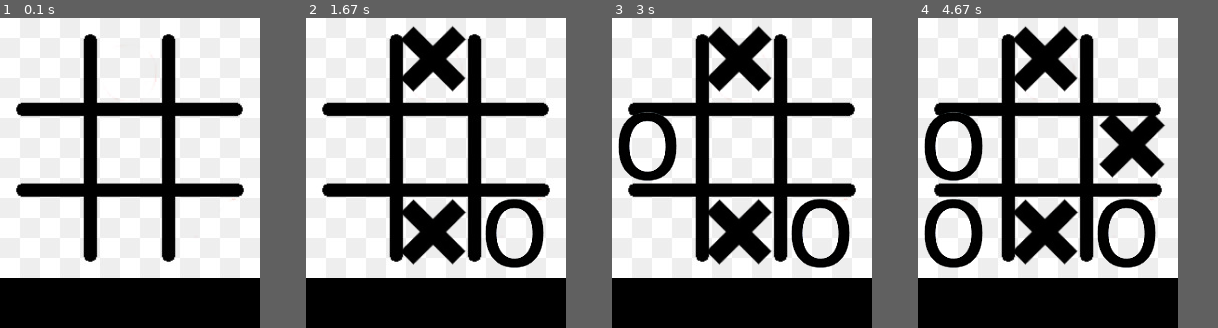
Above: before the commit, frames 1-4 (left to right).
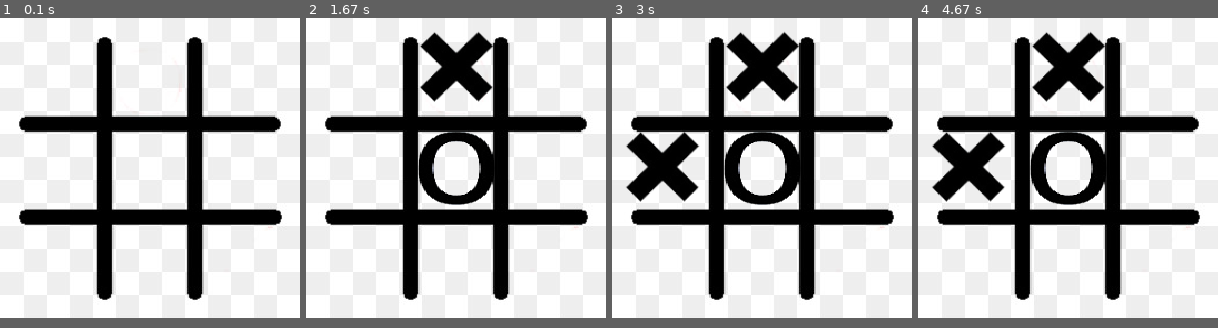
Above: after the commit, the same moments.

Repository: danipequelangos/Programming
Game: pygame game, started from Python/pygame/tictactoe.py
Same seed, same stepped clock (60 frames per second), same inputs: the game is played once before the commit and once after it.
Inputs (mouse positions are in pixels of both pictures, inside the frame that each line leads up to):
- Up to frame 1 (0.1 s): no input
- Up to frame 2 (1.67 s): press the mouse at (438, 64) at 0.37 s; move the mouse to (453, 76) at 0.47 s; release the mouse at (468, 89) at 0.6 s; press the mouse at (351, 64) at 0.7 s; move the mouse to (426, 135) at 0.8 s; release the mouse at (498, 210) at 0.93 s; press the mouse at (351, 235) at 1.2 s; move the mouse to (405, 222) at 1.3 s; release the mouse at (456, 213) at 1.43 s
- Up to frame 3 (3 s): press the mouse at (831, 64) at 1.83 s; move the mouse to (759, 101) at 1.93 s; release the mouse at (690, 138) at 2.07 s; move the mouse to (804, 157) at 2.6 s
- Up to frame 4 (4.67 s): click (1110, 157) at 3 s; move the mouse to (984, 219) at 3.53 s; click (984, 219) at 3.97 s; press the mouse at (1050, 235) at 4.57 s
The window is 260x310 before the commit and 300x300 after it. Grey fills any space a smaller window leaves; there, only what the larger window draws over its background counts as a difference.

The runs differ from the first frame. In frame 1, 37% of the frame differs, in the area x 0-94%, y 5-97%; in frame 2, 40%; in frame 3, 42%; in frame 4, 44%, in the area x 0-94%, y 2-97%.

Commit message:
Update tictactoe.py

Diff:
--- a/Python/pygame/tictactoe.py
+++ b/Python/pygame/tictactoe.py
@@ -8,22 +8,31 @@
 	play = 1
 	#Load all images
 	background = pygame.image.load("background.jpg")
+	background = pygame.transform.scale(background,(300,300))
 	backgroundSize = pygame.Surface.get_size(background)
+
 	X = pygame.image.load("X.png")
+	X = pygame.transform.scale(X,(80,80))
 	XSize = pygame.Surface.get_size(X)
+
 	O = pygame.image.load("O.png")
+	O = pygame.transform.scale(O,(80,80))
 	OSize = pygame.Surface.get_size(O)
+
+	#Make the table of simbols empty
+	table =[[-1,-1,-1],[-1,-1,-1],[-1,-1,-1]]
 
 	#Make the table coordinates as an array of Rects
 	coord =[[0,0,0],[0,0,0],[0,0,0]]
-	#Make the table of simbols empty
-	table =[[-1,-1,-1],[-1,-1,-1],[-1,-1,-1]]
 	for i in range(3):
 		for j in range(3):
-			coord[i][j] = pygame.Rect(((int)(i*backgroundSize[0]/3))+5,((int)(j*backgroundSize[1]/3))+5,(int)(backgroundSize[0]/3)-5,(int)(backgroundSize[1]/3)-5)
+			coord[i][j] = pygame.Rect(((int)(i*backgroundSize[0]/3))+10,
+				((int)(j*backgroundSize[1]/3))+10,
+				(int)(backgroundSize[0]/3),
+				(int)(backgroundSize[1]/3))
 
 	#Make the window same size as the background image
-	screen = pygame.display.set_mode((backgroundSize[0],backgroundSize[1]+50))
+	screen = pygame.display.set_mode((backgroundSize[0],backgroundSize[1]))
 	#Put the background image
 	screen.blit(background, (0,0))
 	pygame.display.flip()
@@ -45,7 +54,7 @@
 			# control the click event
 			if event.type == pygame.MOUSEBUTTONUP and play < 10:
 				pos = pygame.mouse.get_pos()
-				# depending on where the click was blit the image in the correct position
+				# depending on where the click was, blit the image in the correct position
 				for i in range(3):
 					for j in range(3):
 						if coord[i][j].collidepoint(pos) and table[i][j] < 0:
@@ -59,6 +68,7 @@
 							else:
 								table[i][j] = 0
 								player = X
+				# check if there is a winner
 				if play > 5:
 					for i in range(3):
 						if table[i][i] >= 0:
@@ -83,6 +93,10 @@
 								play = 10
 								winner = table[i][i]
 								break
+							if i == 1 and table[i-1][i+1] == table[i][i] and table[i+1][i-1] == table[i][i]:
+								play = 10
+								winner = table[i][i]
+								break
 
 							if i == 2 and table[i-1][i] == table[i][i] and table[i-2][i] == table[i][i]:
 								play = 10
@@ -95,15 +109,16 @@
 							else:
 								winner = -1
 			if play > 9:
+				# end the game printing the winner
 				if winner == 0:
 					message = "O's win"
-				if winner == 1:
+				elif winner == 1:
 					message = "X's win"
 				else:
 					message = "Draw"
-				font = pygame.font.Font(None, 30)
-				text = font.render(message, 1, (255, 255, 255))
-				screen.blit(text,(0,backgroundSize[1]))
+				font = pygame.font.Font(None, 80)
+				text = font.render(message, 1, (255, 255, 255), (0,0,250))
+				screen.blit(text,((backgroundSize[0]/2)-80,(backgroundSize[1]/2)-40))
 				pygame.display.flip()
 
 
